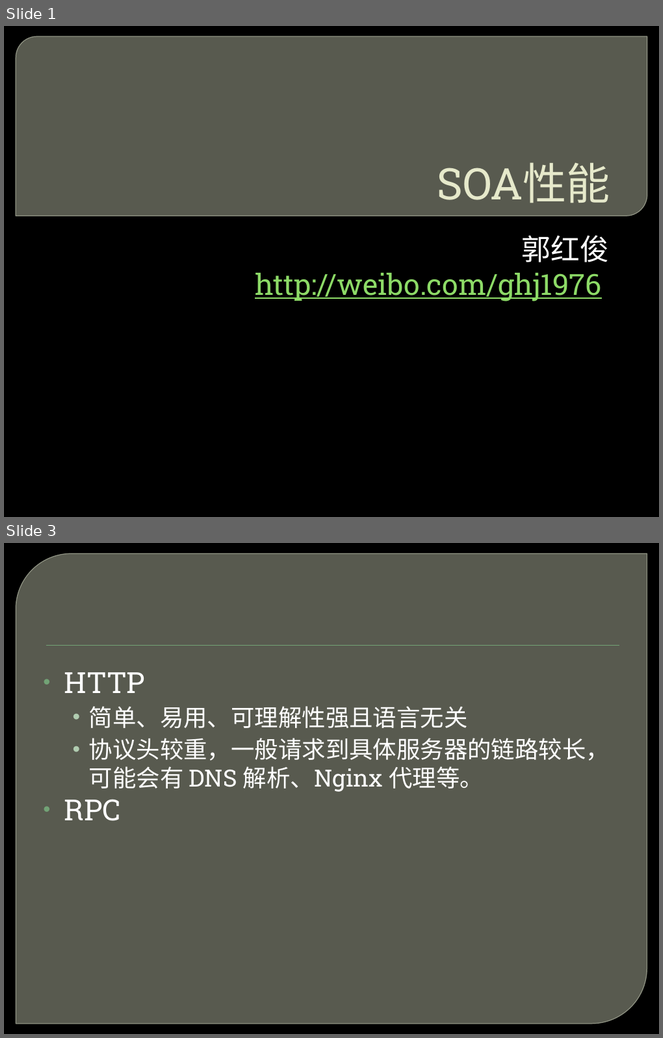
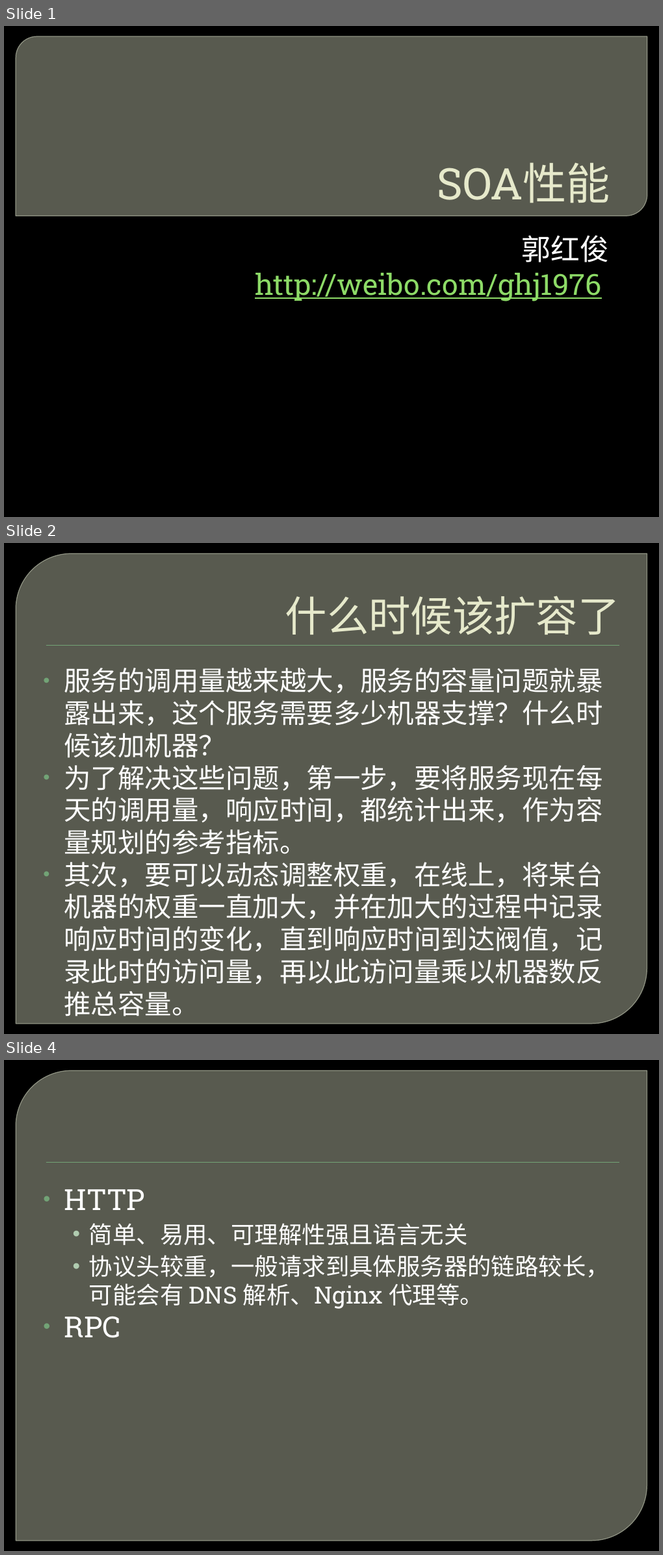
Before and after one commit to ghj1976/lecture, a slide deck: SOA性能/性能.pptx. Shown one above the other, each under a label of ours: slides 1 and 3 before the commit, slides 1, 2 and 4 after it; the slides between them are not shown. The pictures are 663x1038 and 663x1555 pixels, drawn with LibreOffice and Linux fonts; fonts in the diff are those of the drawing; background and template pictures are left out. Boxes give left, top, right and bottom in pixels: in the first picture for what was removed or moved away, otherwise in the second. Text is boxed around its words. In the diff, an @@ line names an element or a change of style, - is before the commit and + after.

```diff
--- a/SOA性能/性能.pptx
+++ b/SOA性能/性能.pptx
@@ slide 2 added at box(4, 543, 659, 1034), background picture (left out); not listed: 2 template elements that a slide beside it also shows @@
@@ title added at box(285, 596, 620, 635), 46 pt, text #E7EACB @@
+什么时候该扩容了
@@ text added at box(64, 668, 603, 984), 29.6 pt, text #FFFFFF @@
+• 服务的调用量越来越大，服务的容量问题就暴露出来，这个服务需要多少机器支撑？什么时候该加机器？
+• 为了解决这些问题，第一步，要将服务现在每天的调用量，响应时间，都统计出来，作为容量规划的参考指标。
+• 其次，要可以动态调整权重，在线上，将某台机器的权重一直加大，并在加大的过程中记录响应时间的变化，直到响应时间到达阀值，记录此时的访问量，再以此访问量乘以机器数反推总容量。
@@ what was slide 3 is now slide 4 @@
```
Also in this commit, not shown: 1 other slide added, 1 slide removed, 6 other files.
